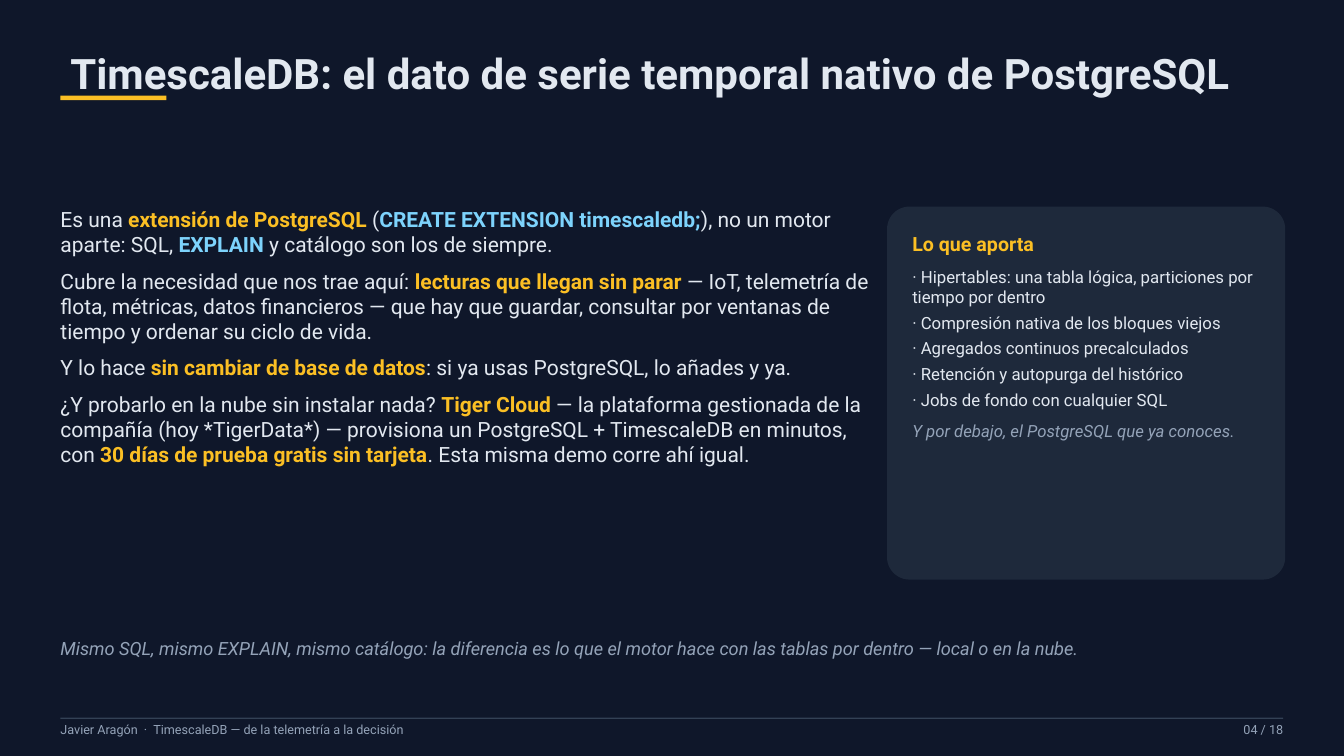
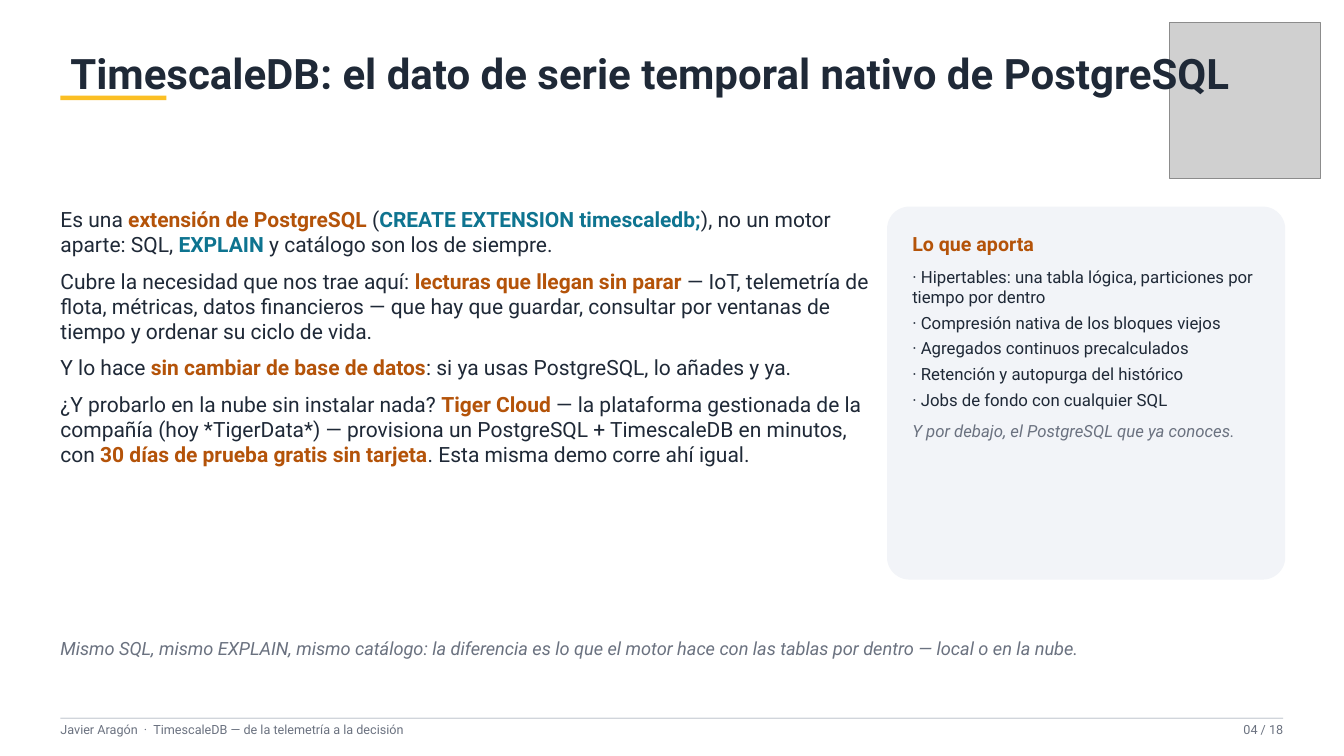
Before and after one commit to xavipuerto/autometrics-demo, a slide deck: slide 4 of presentacion/TimescaleDB-PPT-Javier.pptx. Drawn at 1344x756 pixels with LibreOffice and Linux fonts; fonts in the diff are those of the drawing; grey boxes stand for pictures. Boxes give left, top, right and bottom in pixels: in the first picture for what was removed or moved away, otherwise in the second. Text is boxed around its words. In the diff, an @@ line names an element or a change of style, - is before the commit and + after.

Commit message:
PPT: fondo blanco con marca de agua del logo de PostgreSQL y paleta adaptada (texto oscuro, codigo conserva bloques oscuros)

```diff
--- a/presentacion/TimescaleDB-PPT-Javier.pptx
+++ b/presentacion/TimescaleDB-PPT-Javier.pptx
@@ rectangle removed at <box>0,0,1344,756</box> @@
@@ picture added at <box>1170,22,1321,178</box> @@
@@ text "TimescaleDB: el dato de serie ..." at <box>70,50,1229,99</box>: text colour #E2E8F0 to #1F2937 @@
@@ text "Es una extensión de PostgreSQL ..." at <box>60,210,868,467</box>: text colour #E2E8F0 to #1F2937 in "Es una (CREATE timescaledb;), no un motor ...", "Cubre la necesidad que nos trae aquí: ...", "Y lo hace datos: si ya usas ...", "¿Y probarlo en la nube sin instalar ..."; text colour #FBBF24 to #B45309 in "extensión de PostgreSQL", "lecturas que llegan sin parar", "sin cambiar de base de datos:", "Tiger Cloud 30 días de prueba gratis ..."; text colour #7DD3FC to #0E7490 in "(CREATE EXTENSION timescaledb;), EXPLAIN" @@
@@ rounded rectangle at <box>887,207,1286,580</box>: fill #1E293B to #F2F4F8 @@
@@ text "Lo que aporta" at <box>912,237,1253,441</box>: text colour #FBBF24 to #B45309 in "Lo que aporta"; text colour #E2E8F0 to #1F2937 in "· Hipertables: una tabla lógica, particiones por ...", "· Compresión nativa de los bloques viejos", "· Agregados continuos precalculados", "· Retención y autopurga del histórico" and 1 more places; text colour #94A3B8 to #6B7280 in "Y por debajo, el PostgreSQL que ya ..." @@
@@ text colour #94A3B8 to #6B7280 in 3 elements at <box>60,724,403,737</box>, <box>1243,725,1283,734</box>, <box>60,641,1078,659</box> @@
@@ rectangle at <box>60,718,1284,719</box>: fill #334155 to #D1D5DB @@
```
Also in this commit, not shown: 17 other slides changed, 2 other files.
